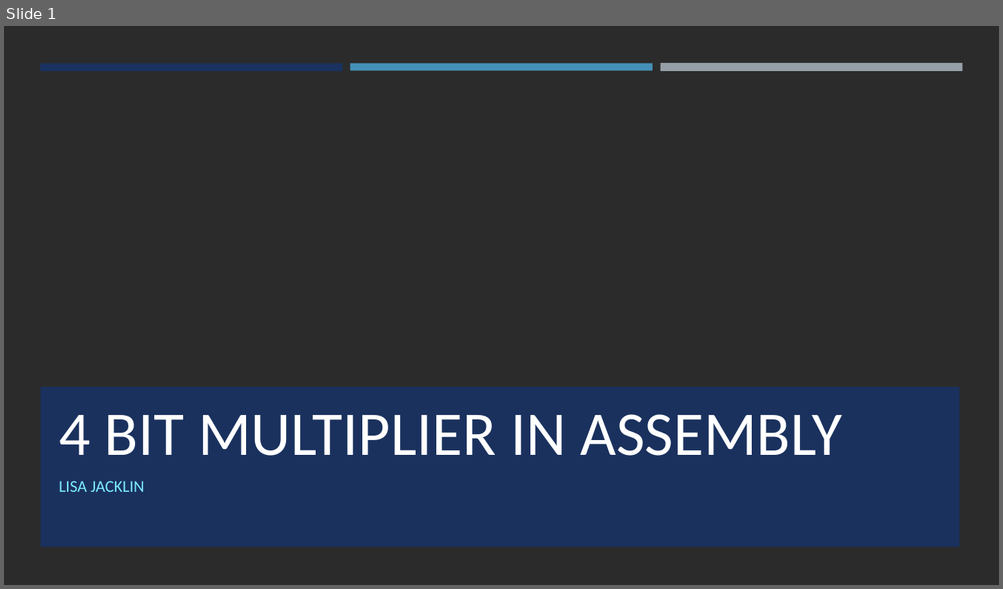
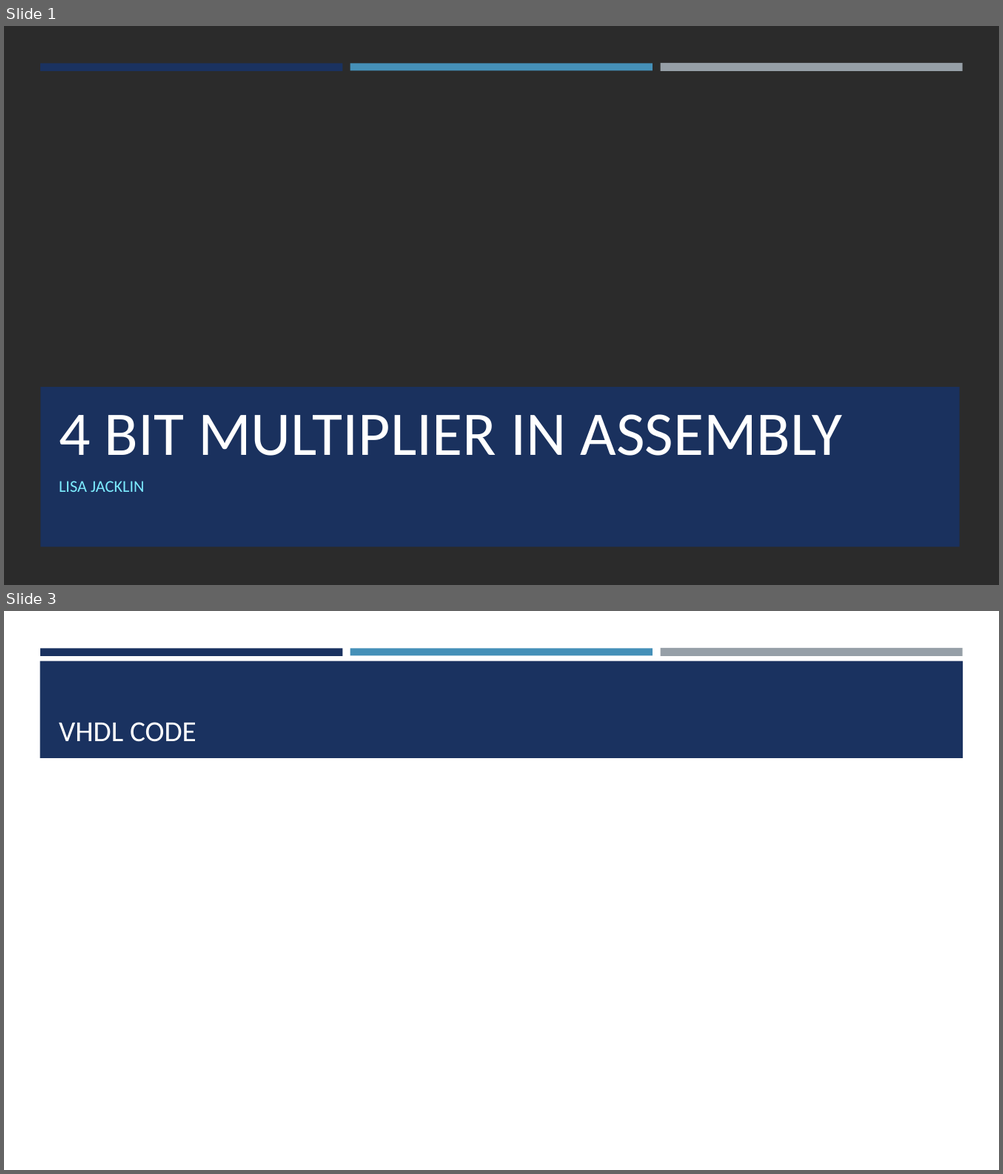
Before and after one commit to LisaJacklin/CS301_Project, a slide deck: CS301_ProjectPresentation.pptx. Shown one above the other, each under a label of ours: slide 1 before the commit, slides 1 and 3 after it; the slides between them are not shown. The pictures are 1003x589 and 1003x1174 pixels, drawn with LibreOffice and Linux fonts; fonts in the diff are those of the drawing; background and template pictures are left out; a plain dark background stands for a picture behind light text. Boxes give left, top, right and bottom in pixels: in the first picture for what was removed or moved away, otherwise in the second. Text is boxed around its words. In the diff, an @@ line names an element or a change of style, - is before the commit and + after.

```diff
--- a/CS301_ProjectPresentation.pptx
+++ b/CS301_ProjectPresentation.pptx
@@ slide 3 added at (x1=4, y1=611, x2=999, y2=1170), background #FFFFFF @@
@@ rectangle added at (x1=40, y1=648, x2=343, y2=655), fill #1A3260 @@
@@ rectangle added at (x1=350, y1=648, x2=652, y2=655), fill #4590B8 @@
@@ rectangle added at (x1=660, y1=648, x2=962, y2=657), fill #969FA7 @@
@@ rectangle added at (x1=40, y1=661, x2=963, y2=758), fill #1A3260 @@
@@ title added at (x1=59, y1=722, x2=196, y2=742), 28 pt, text #FFFFFF @@
+VHDL CODE
```
Also in this commit, not shown: 2 slides changed, 3 other slides added, 2 slides removed.
